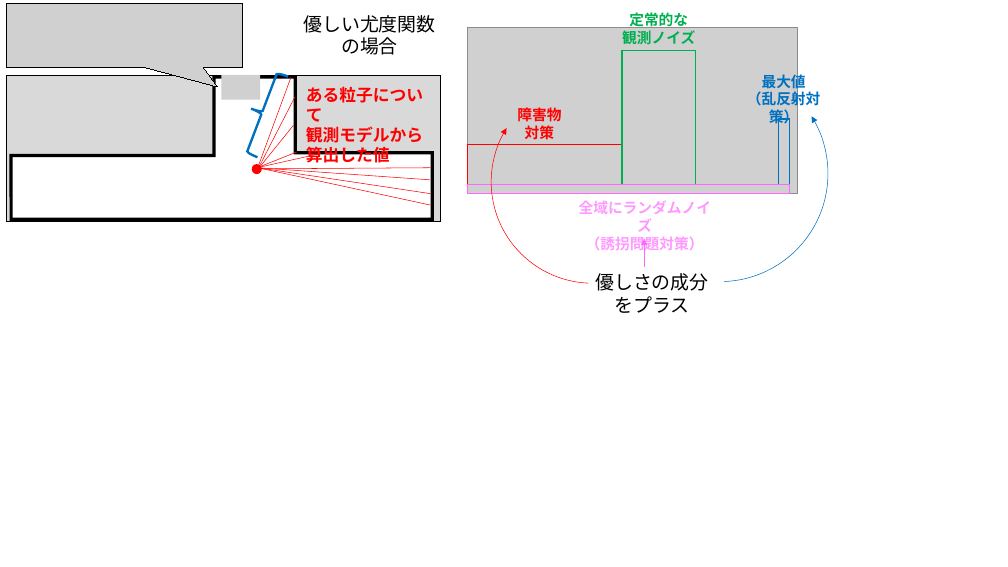
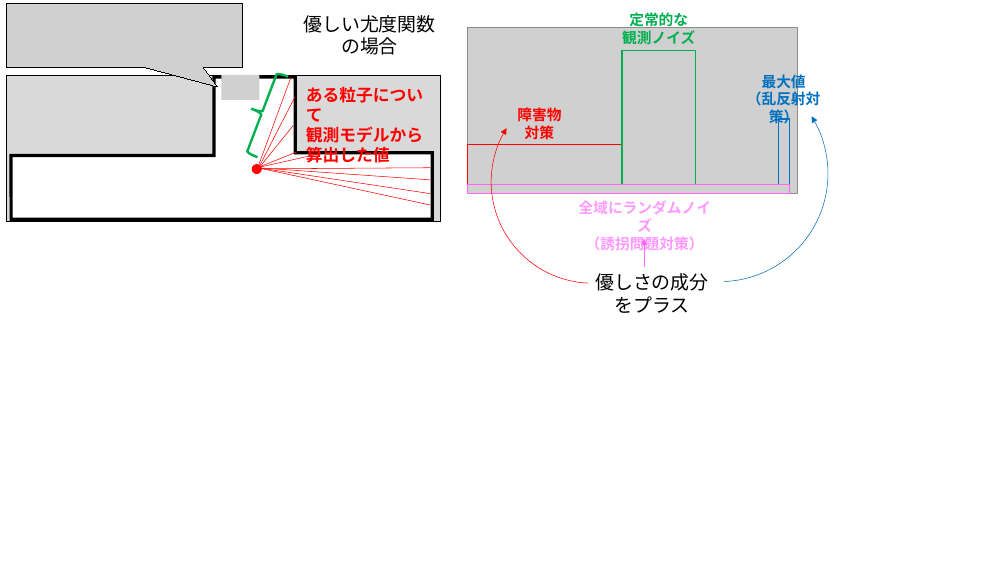
Before and after one commit to MoriKen254/Qiita, a slide deck: slide 42 of Navigation Stack を理解する/Navigation Stack を理解する.pptx. Drawn at 1008x567 pixels with LibreOffice and Linux fonts; fonts in the diff are those of the drawing; grey boxes stand for pictures. Boxes give left, top, right and bottom in pixels: in the first picture for what was removed or moved away, otherwise in the second. Text is boxed around its words. In the diff, an @@ line names an element or a change of style, - is before the commit and + after.

```diff
--- a/Navigation Stack を理解する/Navigation Stack を理解する.pptx
+++ b/Navigation Stack を理解する/Navigation Stack を理解する.pptx
@@ left brace at (x1=236, y1=68, x2=288, y2=157): outline #0070C0 2.25 pt to #00B050 2.25 pt @@
```
Also in this commit, not shown: 4 other slides changed, 9 other files.
